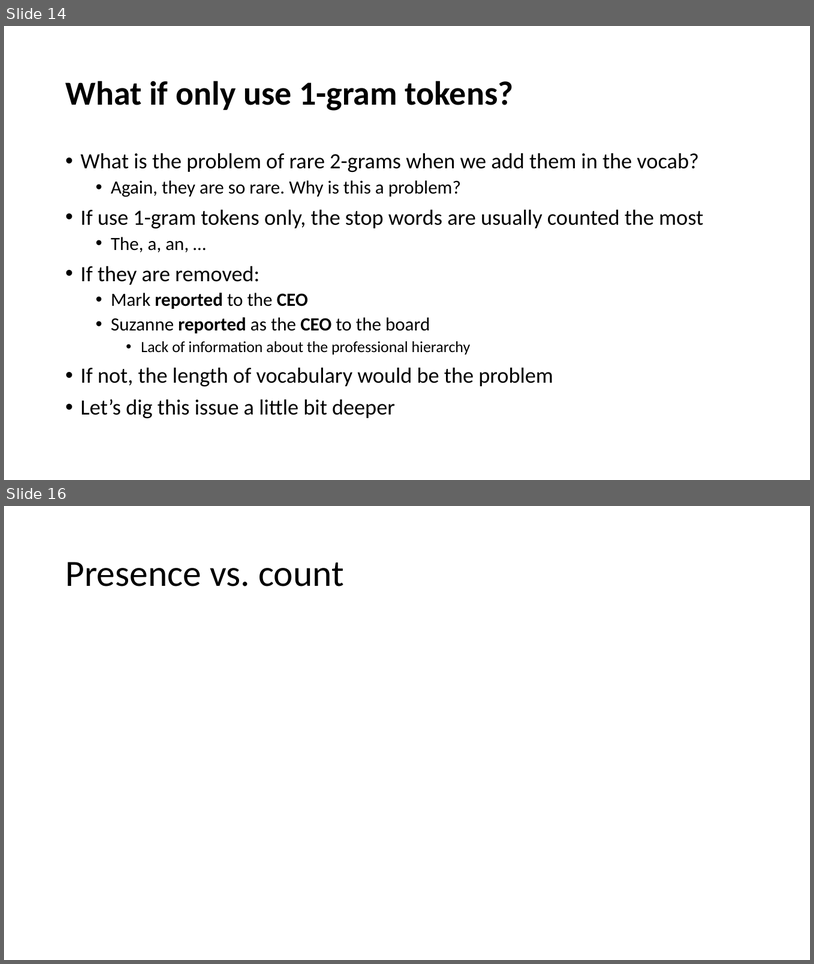
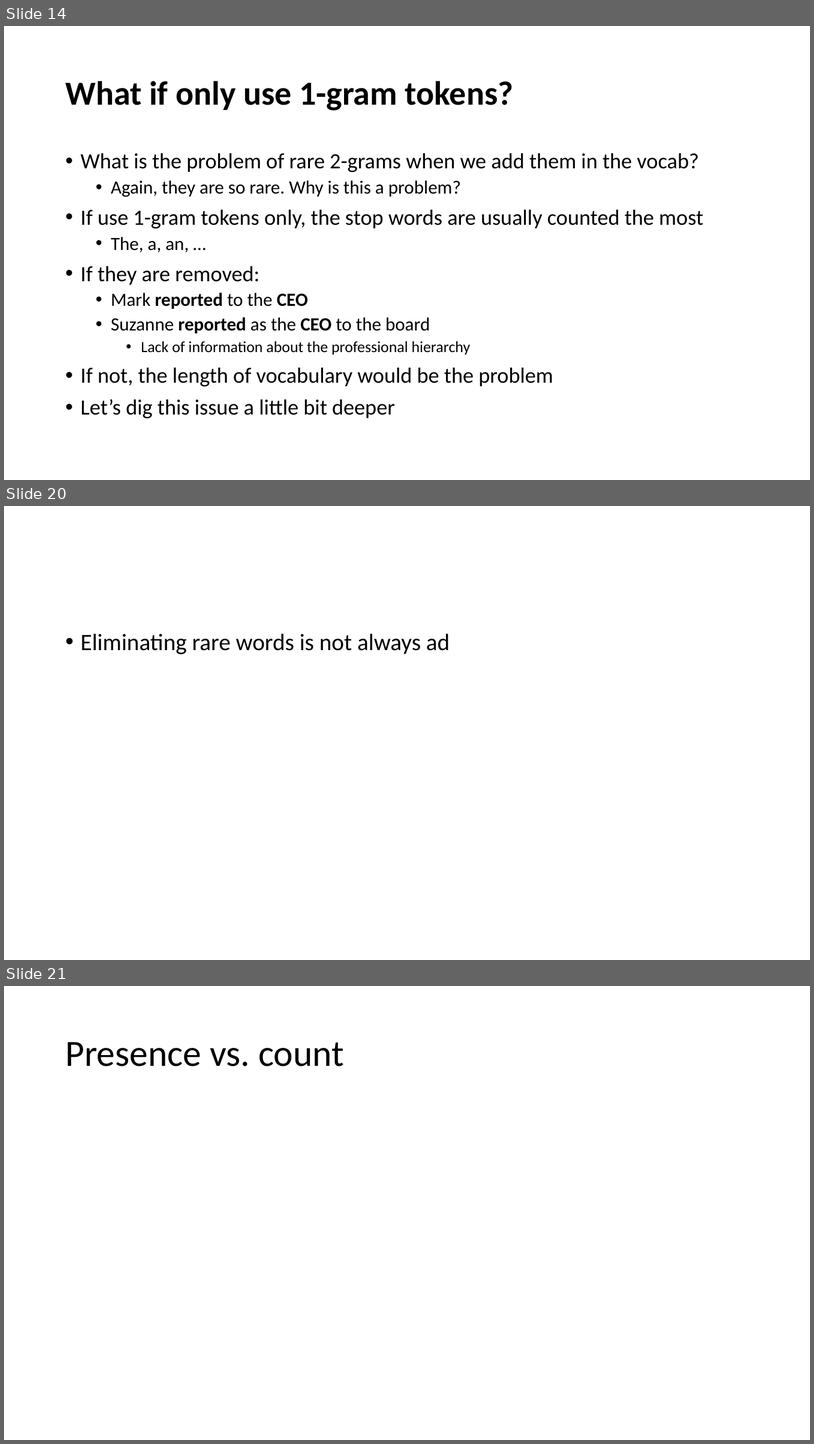
Before and after one commit to YeabinMoonEcon/BUS211, a slide deck: BUS243_NLP/lecture_notes/Lecture2.pptx. Shown one above the other, each under a label of ours: slides 14 and 16 before the commit, slides 14, 20 and 21 after it; the slides between them are not shown. The pictures are 814x964 and 814x1444 pixels, drawn with LibreOffice and Linux fonts; fonts in the diff are those of the drawing. Boxes give left, top, right and bottom in pixels: in the first picture for what was removed or moved away, otherwise in the second. Text is boxed around its words. In the diff, an @@ line names an element or a change of style, - is before the commit and + after.

```diff
--- a/BUS243_NLP/lecture_notes/Lecture2.pptx
+++ b/BUS243_NLP/lecture_notes/Lecture2.pptx
@@ slide 20 added at (4,506,810,960), background #FFFFFF @@
@@ text added at (81,633,450,654), 28 pt, text #000000 @@
+• Eliminating rare words is not always ad
@@ what was slide 16 is now slide 21 @@
```
Also in this commit, not shown: 1 slide changed, 5 other slides added.
